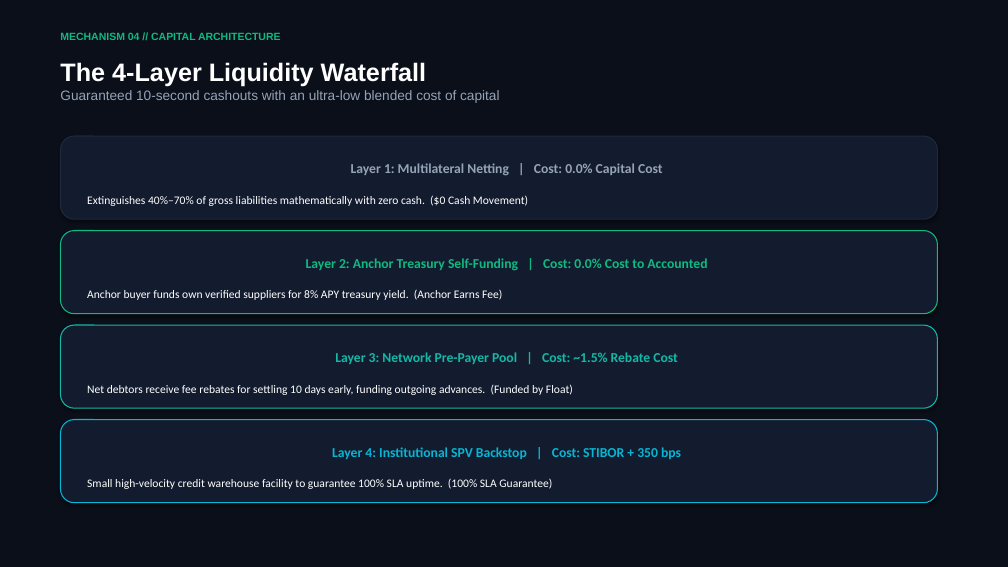
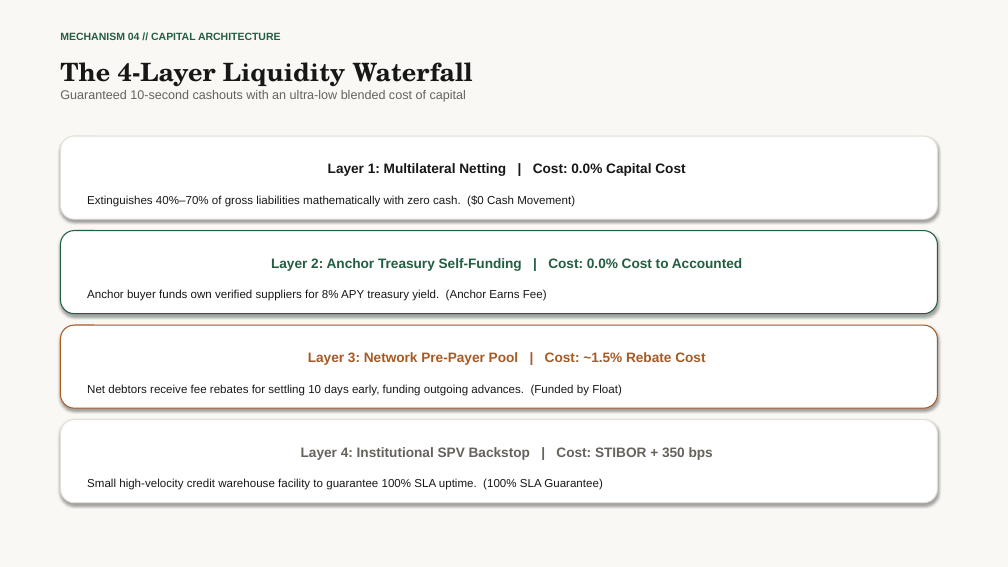
Before and after one commit to howieaccounted/accounted, a slide deck: slide 9 of public/docs/accounted_network_pitch_deck.pptx. Drawn at 1008x567 pixels with LibreOffice and Linux fonts; fonts in the diff are those of the drawing. Boxes give left, top, right and bottom in pixels: in the first picture for what was removed or moved away, otherwise in the second. Text is boxed around its words. In the diff, an @@ line names an element or a change of style, - is before the commit and + after.

Commit message:
style(pitch): update deck branding to match accounted.se light paper and editorial typography

```diff
--- a/public/docs/accounted_network_pitch_deck.pptx
+++ b/public/docs/accounted_network_pitch_deck.pptx
@@ rectangle at [0, 0, 1008, 567]: fill #0B0F19 to #FAF8F5 @@
@@ text "The 4-Layer Liquidity Waterfall" at [60, 62, 473, 102]: font Arial to TeX Gyre Schola, text colour #FFFFFF to #171717 in "The 4-Layer Liquidity Waterfall"; size 13 to 12 pt, text colour #94A3B8 to #66625C in "Guaranteed 10-second cashouts with an ultra-low blended ..." @@
@@ text "MECHANISM 04 // CAPITAL ARCHITECTURE" at [60, 32, 281, 40]: text colour #10B981 to #225E42 @@
@@ rounded rectangle "Layer 1: Multilateral Netting | ..." at [60, 136, 938, 219]: font Calibri to Arial; text colour #94A3B8 to #171717 in "Layer 1: Multilateral Netting | Cost: 0.0% ..."; text colour #FFFFFF to #171717 in "Extinguishes 40%–70% of gross liabilities mathematically wit ..."; fill #131C2E to #FFFFFF; outline #1E293B 1 pt to #E4E0D8 1 pt @@
@@ rounded rectangle "Layer 2: Anchor Treasury Self-Funding ..." at [60, 231, 938, 314]: font Calibri to Arial; text colour #10B981 to #225E42 in "Layer 2: Anchor Treasury Self-Funding | Cost: ..."; text colour #FFFFFF to #171717 in "Anchor buyer funds own verified suppliers for ..."; fill #131C2E to #FFFFFF; outline #10B981 1 pt to #225E42 1 pt @@
@@ rounded rectangle "Layer 3: Network Pre-Payer Pool ..." at [60, 325, 938, 408]: font Calibri to Arial; text colour #14B8A6 to #A65A24 in "Layer 3: Network Pre-Payer Pool | Cost: ..."; text colour #FFFFFF to #171717 in "Net debtors receive fee rebates for settling ..."; fill #131C2E to #FFFFFF; outline #14B8A6 1 pt to #A65A24 1 pt @@
@@ rounded rectangle "Layer 4: Institutional SPV Backstop ..." at [60, 420, 938, 503]: font Calibri to Arial; text colour #06B6D4 to #66625C in "Layer 4: Institutional SPV Backstop | Cost: ..."; text colour #FFFFFF to #171717 in "Small high-velocity credit warehouse facility to guarantee ..."; fill #131C2E to #FFFFFF; outline #06B6D4 1 pt to #E4E0D8 1 pt @@
```
Also in this commit, not shown: 15 other slides changed, 1 other file.
